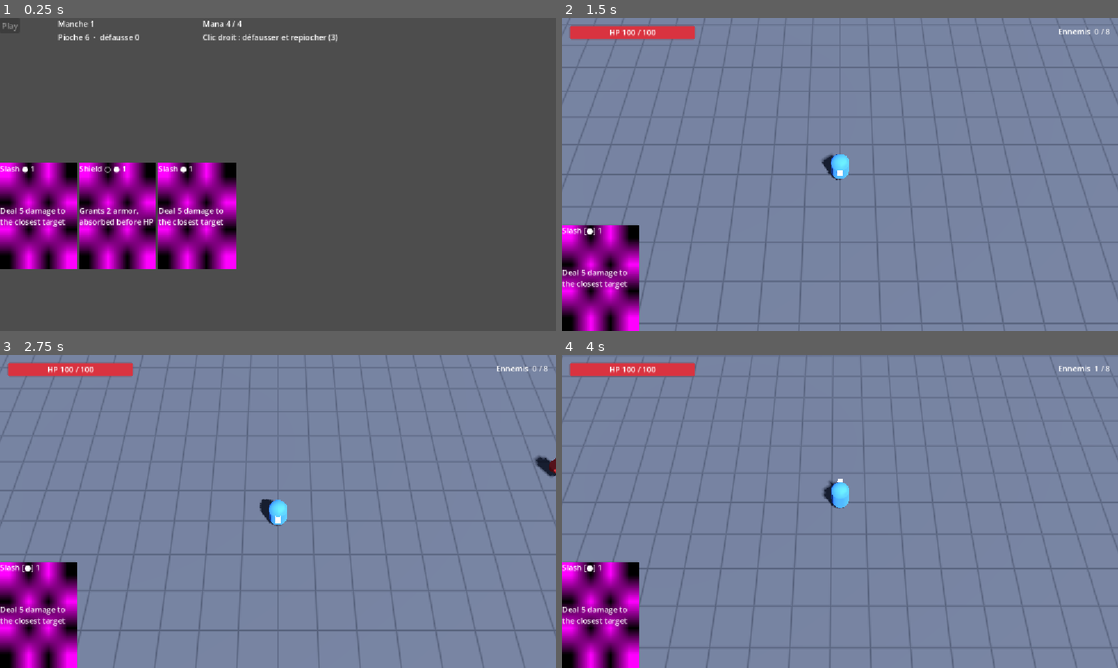
Above: before the commit, frames 1-4 (two rows, left to right).
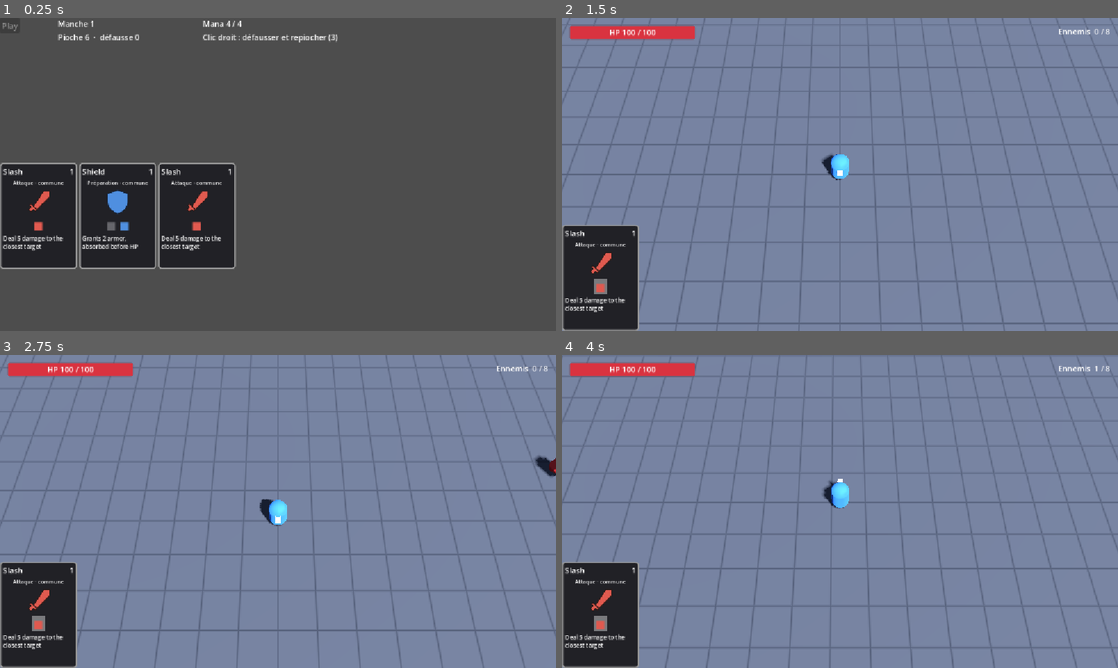
Above: after the commit, the same moments.

Repository: Vharaphis/AppassionatoProjectPrototype
Game: Godot game, scene res://scenes/cardManagementScene.tscn
Two runs of this game, one before a commit and one after it. Both use one fixed random seed, a clock stepped at 60 frames per second and the inputs below.
Inputs (mouse positions are in pixels of both pictures, inside the frame that each line leads up to):
- Up to frame 1 (0.25 s): no input
- Up to frame 2 (1.5 s): tap Enter at 0.5 s; move the mouse to (600, 215) at 0.52 s; hold D (move_right) 0.53-1.25 s; click (600, 215) at 0.67 s; click "Play" at 1.25 s
- Up to frame 3 (2.75 s): tap Space at 2 s; move the mouse to (38, 614) at 2.02 s; hold S (move_down) from 2.03 s (still down); click (38, 614) at 2.17 s
- Up to frame 4 (4 s): move the mouse to (895, 442) at 2.77 s; release S (move_down) at 2.78 s; hold D (move_right) 2.78-3.53 s; click (895, 442) at 2.92 s; move the mouse to (812, 574) at 3.52 s; hold W (move_up) from 3.53 s (still down); click (812, 574) at 3.67 s

The runs differ from the first frame. In frame 1, 14% of the frame differs, in the area x 0-43%, y 46-81%; in frame 2, 4.7%; in frame 3, 4.7%; in frame 4, 4.7%.

Commit message:
feat(cards): partition type, rarity, type icons and temporality display
- CardData.type (Attaque / Préparation / Flot) and CardData.rarity
- placeholder SVG type icons, rarity-coloured border
- temporality gauge coloured by type, cooldown slots grey, current slot highlighted
- player-facing "carte" becomes "partition"
- remove dead keyword hooks (previous_card, CardInstance.state)

Closes #33

Co-Authored-By: Claude Opus 5.5 <noreply@anthropic.com>

Diff:
--- /dev/null
+++ b/assets/icons/shield.svg
@@ -0,0 +1 @@
+<svg xmlns="http://www.w3.org/2000/svg" width="64" height="64" viewBox="0 0 64 64"><path d="M32 4l24 8v18c0 15-10 25-24 30C18 55 8 45 8 30V12z" fill="#4f8fe0" stroke="#16243a" stroke-width="2" stroke-linejoin="round"/></svg>
--- /dev/null
+++ b/assets/icons/star.svg
@@ -0,0 +1 @@
+<svg xmlns="http://www.w3.org/2000/svg" width="64" height="64" viewBox="0 0 64 64"><path d="M32 4l8.2 17.6L59 24l-14 13 3.6 19L32 46.8 15.4 56 19 37 5 24l18.8-2.4z" fill="#e0c04f" stroke="#3a3016" stroke-width="2" stroke-linejoin="round"/></svg>
--- /dev/null
+++ b/assets/icons/sword.svg
@@ -0,0 +1 @@
+<svg xmlns="http://www.w3.org/2000/svg" width="64" height="64" viewBox="0 0 64 64"><g fill="#e05a4f" stroke="#2b1a18" stroke-width="2" stroke-linejoin="round"><path d="M44 6h14v14L28 50l-8-8z"/><path d="M14 36l14 14-4 4-4-4-6 6-6-6 6-6-4-4z"/></g></svg>
--- a/scenes/cards/Shield.tres
+++ b/scenes/cards/Shield.tres
@@ -11,6 +11,7 @@
 [resource]
 script = ExtResource("1_card_data")
 card_name = "Shield"
+type = 1
 cost = 1
 temporality = "xo"
 description = "Grants 2 armor, absorbed before HP"
--- a/scenes/cards/card.tscn
+++ b/scenes/cards/card.tscn
@@ -7,46 +7,56 @@
 script = ExtResource("2_jl6rh")
 metadata/_custom_type_script = "uid://v3hbk2005353"
 
-[sub_resource type="PlaceholderTexture2D" id="PlaceholderTexture2D_jl6rh"]
-
 [node name="Card" type="PanelContainer" unique_id=942914442]
 custom_minimum_size = Vector2(160, 220)
 script = ExtResource("1_0qqw3")
 card_data = SubResource("Resource_un5qg")
 
-[node name="Background" type="NinePatchRect" parent="." unique_id=1984218852]
+[node name="Layout" type="VBoxContainer" parent="." unique_id=1984218852]
 layout_mode = 2
-texture = SubResource("PlaceholderTexture2D_jl6rh")
-
-[node name="Header" type="HBoxContainer" parent="." unique_id=1522188671]
-layout_mode = 2
-size_flags_vertical = 0
 mouse_filter = 2
 
-[node name="NameLabel" type="Label" parent="Header" unique_id=491522954]
+[node name="Header" type="HBoxContainer" parent="Layout" unique_id=1522188671]
+layout_mode = 2
+mouse_filter = 2
+
+[node name="NameLabel" type="Label" parent="Layout/Header" unique_id=491522954]
 unique_name_in_owner = true
 layout_mode = 2
-size_flags_horizontal = 0
+size_flags_horizontal = 3
 
-[node name="TemporalityBadge" type="Label" parent="Header" unique_id=1226449575]
+[node name="CostBadge" type="Label" parent="Layout/Header" unique_id=437774280]
 unique_name_in_owner = true
 layout_mode = 2
-size_flags_horizontal = 4
 
-[node name="CostBadge" type="Label" parent="Header" unique_id=437774280]
+[node name="TypeLabel" type="Label" parent="Layout" unique_id=1739021583]
 unique_name_in_owner = true
 layout_mode = 2
-size_flags_horizontal = 8
+theme_override_font_sizes/font_size = 11
+horizontal_alignment = 1
 
-[node name="Icon" type="TextureRect" parent="." unique_id=310574023]
+[node name="Icon" type="TextureRect" parent="Layout" unique_id=310574023]
+unique_name_in_owner = true
+custom_minimum_size = Vector2(0, 56)
+layout_mode = 2
+mouse_filter = 2
+expand_mode = 1
+stretch_mode = 5
+
+[node name="TemporalityBadge" type="RichTextLabel" parent="Layout" unique_id=1226449575]
 unique_name_in_owner = true
 layout_mode = 2
 mouse_filter = 2
+bbcode_enabled = true
+fit_content = true
+scroll_active = false
+horizontal_alignment = 1
 
-[node name="DescriptionLabel" type="RichTextLabel" parent="." unique_id=1498300039]
+[node name="DescriptionLabel" type="RichTextLabel" parent="Layout" unique_id=1498300039]
 unique_name_in_owner = true
 layout_mode = 2
-size_flags_vertical = 4
+size_flags_vertical = 3
 mouse_filter = 2
+theme_override_font_sizes/normal_font_size = 12
 fit_content = true
 scroll_active = false
--- a/scenes/rewardScene.tscn
+++ b/scenes/rewardScene.tscn
@@ -28,7 +28,7 @@
 [node name="TitleLabel" type="Label" parent="Layout" unique_id=424489246]
 unique_name_in_owner = true
 layout_mode = 2
-text = "Choisis une carte"
+text = "Choisis une partition"
 horizontal_alignment = 1
 
 [node name="Choices" type="HBoxContainer" parent="Layout" unique_id=825557024]
--- a/scenes/reward_scene.gd
+++ b/scenes/reward_scene.gd
@@ -16,7 +16,7 @@
 
 func _ready() -> void:
 	# finish_round() a déjà incrémenté la manche, la manche gagnée est la précédente.
-	title_label.text = "Manche %d réussie — choisis une carte" % (RunState.round_index - 1)
+	title_label.text = "Manche %d réussie — choisis une partition" % (RunState.round_index - 1)
 	confirm_button.disabled = true
 	confirm_button.pressed.connect(_on_confirm_pressed)
 	_build_choices()
--- a/scripts/cards/card.gd
+++ b/scripts/cards/card.gd
@@ -4,8 +4,15 @@
 signal clicked(card: Card)
 signal right_clicked(card: Card)
 
-const PLAY_SYMBOL := "●"
-const COOLDOWN_SYMBOL := "○"
+## Une case de la jauge de temporalité : colorée = l'effet se joue, grise = temps mort.
+const SLOT_SYMBOL := "■"
+const COOLDOWN_COLOR := Color(0.4, 0.4, 0.42)
+const TYPE_NAMES := ["Attaque", "Préparation", "Flot"]
+const TYPE_COLORS := [Color(0.88, 0.35, 0.31), Color(0.31, 0.56, 0.88), Color(0.88, 0.75, 0.31)]
+const TYPE_ICONS := [preload("res://assets/icons/sword.svg"), preload("res://assets/icons/shield.svg"), preload("res://assets/icons/star.svg")]
+const RARITY_NAMES := ["commune", "peu commune", "rare", "mythique"]
+## Couleur de bordure par rareté.
+const RARITY_COLORS := [Color(0.6, 0.6, 0.6), Color(0.31, 0.75, 0.37), Color(0.31, 0.56, 0.88), Color(0.71, 0.37, 0.88)]
 const DIM_MODULATE := Color(0.65, 0.65, 0.7)
 ## Teinte de la carte retenue dans l'écran de récompense.
 const SELECTED_MODULATE := Color(1.15, 1.15, 0.85)
@@ -34,11 +41,19 @@
 
 @onready var name_label: Label = %NameLabel
 @onready var cost_badge: Label = %CostBadge
-@onready var temporality_badge: Label = %TemporalityBadge
+@onready var type_label: Label = %TypeLabel
+@onready var temporality_badge: RichTextLabel = %TemporalityBadge
 @onready var icon_rect: TextureRect = %Icon
 @onready var description_label: RichTextLabel = %DescriptionLabel
 
+var _style := StyleBoxFlat.new()
+
 func _ready() -> void:
+	_style.bg_color = Color(0.13, 0.13, 0.15)
+	_style.set_border_width_all(3)
+	_style.set_corner_radius_all(6)
+	_style.set_content_margin_all(6)
+	add_theme_stylebox_override("panel", _style)
 	_refresh()
 
 func _gui_input(event: InputEvent) -> void:
@@ -76,20 +91,25 @@
 		return
 	name_label.text = data.card_name
 	cost_badge.text = str(data.cost)
+	type_label.text = "%s · %s" % [TYPE_NAMES[data.type], RARITY_NAMES[data.rarity]]
 	description_label.text = data.description
-	if data.icon:
-		icon_rect.texture = data.icon
+	icon_rect.texture = data.icon if data.icon else TYPE_ICONS[data.type]
+	_style.border_color = RARITY_COLORS[data.rarity]
 	_refresh_temporality()
 
 func _refresh_temporality() -> void:
 	if temporality_badge == null:
 		return
+	var data := get_data()
+	var play_color: Color = TYPE_COLORS[data.type] if data else Color.WHITE
 	var temporality := card_instance.get_temporality() if card_instance else _data_temporality()
 	var slots := PackedStringArray()
 	for i in temporality.length():
-		var symbol := PLAY_SYMBOL if temporality[i] == CardData.PLAY_CHAR else COOLDOWN_SYMBOL
-		slots.append("[%s]" % symbol if i == active_slot else symbol)
-	temporality_badge.text = " ".join(slots)
+		var color := play_color if temporality[i] == CardData.PLAY_CHAR else COOLDOWN_COLOR
+		var slot := "[color=#%s]%s[/color]" % [color.to_html(false), SLOT_SYMBOL]
+		# Case lue en ce moment : surlignée pour suivre la tête de lecture.
+		slots.append("[bgcolor=#ffffff66]%s[/bgcolor]" % slot if i == active_slot else slot)
+	temporality_badge.text = "[font_size=22]%s[/font_size]" % " ".join(slots)
 
 func _data_temporality() -> String:
 	var data := get_data()
--- a/scripts/combat/card_reader.gd
+++ b/scripts/combat/card_reader.gd
@@ -74,7 +74,7 @@
 	loop_completed.emit(loop_count)
 
 func _enter_current_slot() -> void:
-	# The temporality is read again on every pass: a Flow card may have changed it.
+	# The temporality is read again on every pass: a card may have changed it.
 	card_index = wrapi(card_index, 0, sequence.size())
 	var instance := sequence[card_index]
 	slot_index = wrapi(slot_index, 0, instance.slot_count())
--- a/scripts/combat/combat_runtime.gd
+++ b/scripts/combat/combat_runtime.gd
@@ -10,8 +10,6 @@
 @export var reader: CardReader
 
 var context: EffectContext
-
-var _previous_card: CardInstance
 
 func _ready() -> void:
 	context = EffectContext.new()
@@ -27,12 +25,10 @@
 		return
 	context.source = instance
 	context.card_index = card_index
-	context.previous_card = _previous_card
 	context.effect_multiplier = 1.0
 	for effect in instance.get_effects():
 		if effect:
 			effect.execute(context)
-	_previous_card = instance
 
 func _on_card_played(instance: CardInstance, card_index: int) -> void:
 	play_card(instance, card_index)
--- a/scripts/data/card_data.gd
+++ b/scripts/data/card_data.gd
@@ -6,7 +6,13 @@
 ## Character used in `temporality` for a slot where the card is on cooldown.
 const COOLDOWN_CHAR := "x"
 
+## Attaque = affects enemies, Préparation = affects the player, Flot = manipulates the reading.
+enum Type { ATTACK, PREPARATION, FLOW }
+enum Rarity { COMMON, UNCOMMON, RARE, MYTHIC }
+
 @export var card_name: String = ""
+@export var type: Type = Type.ATTACK
+@export var rarity: Rarity = Rarity.COMMON
 @export var cost: int = 0
 ## Reading pattern, one character per slot of the reader:
 ## 'o' = the effects are played, 'x' = cooldown (the reader passes, nothing happens).
--- a/scripts/data/card_instance.gd
+++ b/scripts/data/card_instance.gd
@@ -10,8 +10,6 @@
 var temporality_override: String = ""
 ## Overrides the effects of the card for this run (empty = use the CardData ones).
 var effects_override: Array[CardEffect] = []
-## Free slot for the runtime state of future keywords (Évolue, Métamorphe...).
-var state: Dictionary = {}
 
 func _init(card_data: CardData = null) -> void:
 	data = card_data
--- a/scripts/effects/effect_context.gd
+++ b/scripts/effects/effect_context.gd
@@ -12,8 +12,6 @@
 ## Card currently being played and its position on the track.
 var source: CardInstance
 var card_index: int = -1
-## Card played just before this one (for future "Combo" keywords).
-var previous_card: CardInstance
 ## Multiplier applied to the numbers of the effects (for future "Ampli" cards).
 var effect_multiplier: float = 1.0
 
Not shown, added: assets/icons/shield.svg.import
Not shown, added: assets/icons/star.svg.import
Not shown, added: assets/icons/sword.svg.import
Not shown, changed: CLAUDE.md
